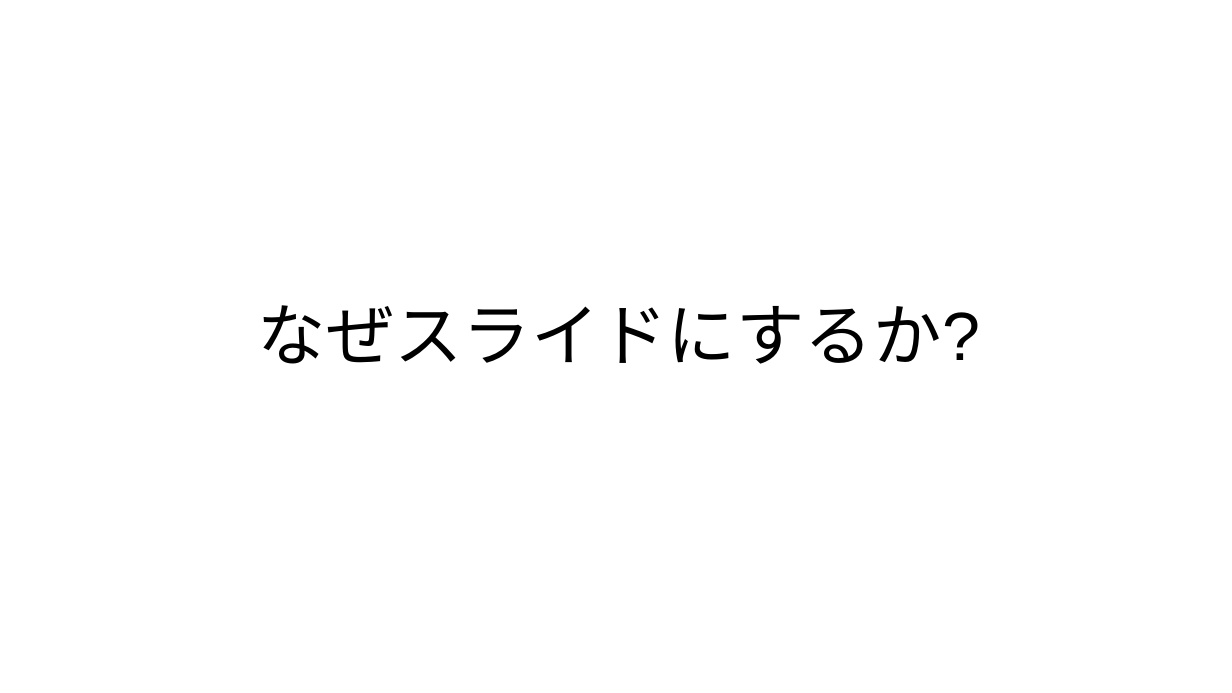
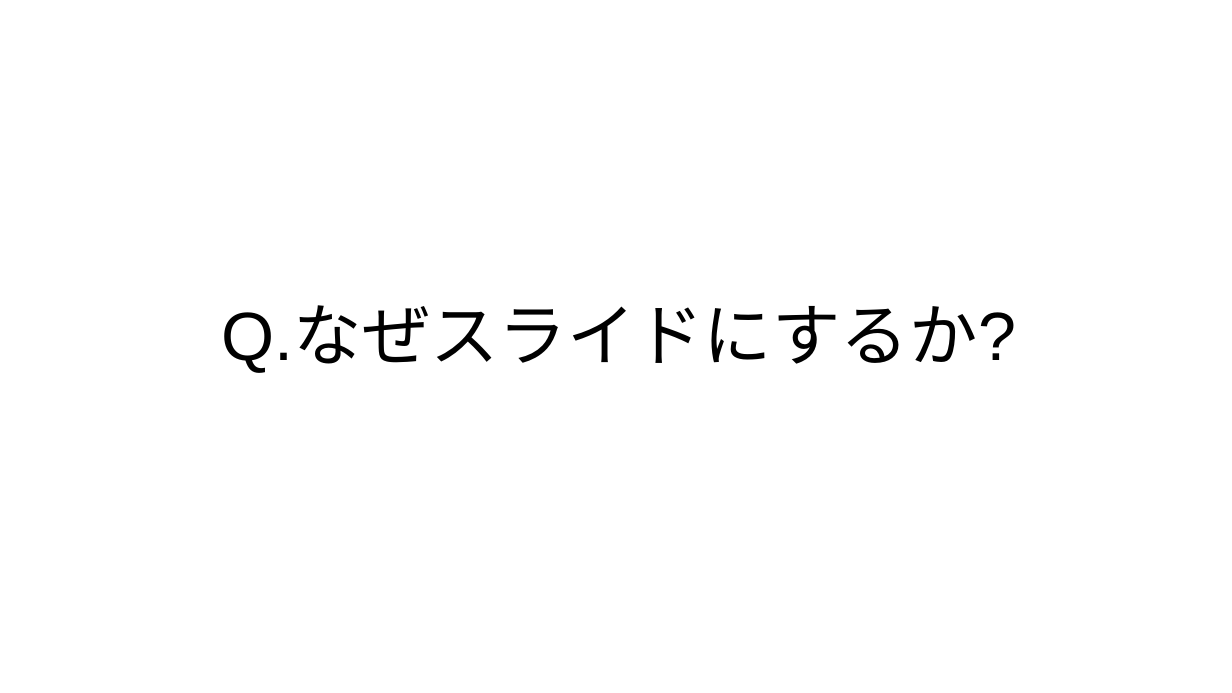
Before and after one commit to kijimaD/roam-ui, a slide deck: slide 3 of pages/pdfs/20250201_slide.odp. Drawn at 1232x693 pixels with LibreOffice and Linux fonts; fonts in the diff are those of the drawing. Boxes give left, top, right and bottom in pixels: in the first picture for what was removed or moved away, otherwise in the second. Text is boxed around its words. In the diff, an @@ line names an element or a change of style, - is before the commit and + after.

```diff
--- a/pages/pdfs/20250201_slide.odp
+++ b/pages/pdfs/20250201_slide.odp
@@ title at (222,306,1016,373): text changed @@
-なぜスライドにするか?
+Q.なぜスライドにするか?
```
Also in this commit, not shown: 6 other slides changed, 4 other files.
